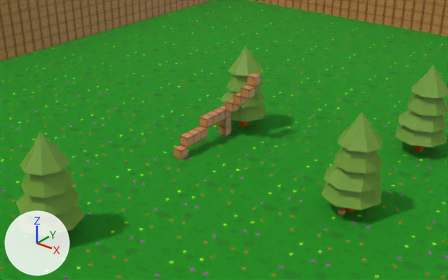
What one commit did to the glTF model 3D/Graphics/Assets/lawn.glb.
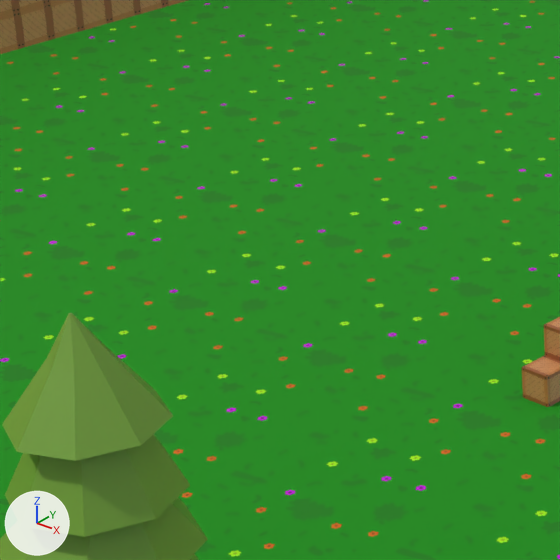
Each version is shown from a 50 mm camera at (99.1, -201.9, 145.3) aimed at (-100.1, 47.1, -9.1), then close up on the part from 4% to 41% of the width and 14% to 73% of the height. Arrows for +X, +Y and +Z are at lower left; the lights stay in place. The older version's two pictures come first. Where no turn or scale is listed for an object, it has been applied to the vertices.
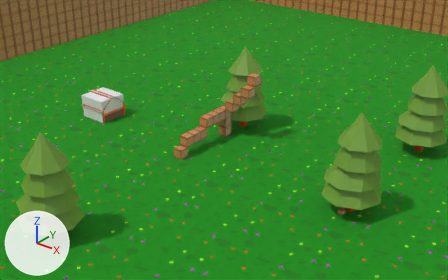
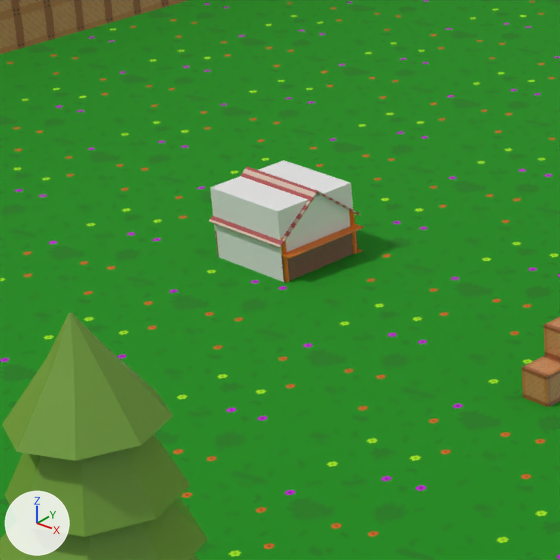
The edits, one by one:
Picture 'wooden_planks' (img_wooden_planks) is new.
Picture 'shop_top' (img_shop_top) is new.
Material 'woodplaincolor' (mat_woodplaincolor) is new.
Its base color is (0.801, 0.179, 0.00385) (orange #e7750d).
Material 'Material.029' (mat_material_029) is new.
Its texture is img_wooden_planks.
Material 'Material.031' (mat_material_031) is new.
Its texture is img_shop_top.
Material 'Material.032' (mat_material_032) is new.
Its texture is img_shop_top.
Material 'Material.030' (mat_material_030) is new.
Its texture is img_wooden_planks.
Mesh me_cylinder_012 is new.
It is a 32-sided cylinder along z spanning x -0.5..0.5, y -0.5..0.5, z -4.2..4.2.
It uses material mat_woodplaincolor (orange #e7750d).
Mesh me_cube_020 is new.
It is a box spanning x -0.9..0.9, y -8.2..8.2, z -0.1..0.1.
It uses material mat_woodplaincolor (orange #e7750d).
Mesh me_cube_019 is new.
It is a box spanning x -0.1..0.1, y -8.2..8.2, z -2.4..2.4.
It uses material mat_material_029 (picture img_wooden_planks).
Mesh me_cube_010 is new.
It has 8 vertices, 12 faces and spans x -8.8..8.8, y -4.6..4.6, z -3.7..3.7.
It uses material mat_material_031 (picture img_shop_top).
Mesh me_cube_006 is new.
It has 8 vertices, 12 faces and spans x -8.8..8.8, y -4.6..4.6, z -3.7..3.7.
It uses material mat_material_032 (picture img_shop_top).
Mesh me_cube_003 is new.
It is a box spanning x -0.1..0.1, y -8.2..8.2, z -2.4..2.4.
It uses material mat_material_030 (picture img_wooden_planks).
Mesh me_cube_022 is new.
It is a box spanning x -8.4..8.4, y -8.0..8.0, z -6.3..6.3.
Object 'Cylinder.001' (ob_cylinder_001) is new; it shows me_cylinder_012.
Its location is (-151.4, 19.0, 6.2).
Object 'Cylinder' (ob_cylinder) is new; it shows a copy of me_cylinder_012.
Its location is (-151.4, 3.8, 6.2).
Object 'Cube.006' (ob_cube_006) is new; it shows me_cube_020.
Its location is (-150.2, 11.4, 7.4).
Object 'Cube.005' (ob_cube_005) is new; it shows me_cube_019.
Its location is (-151.2, 11.4, 4.9).
Object 'Cube.003' (ob_cube_003) is new; it shows me_cube_010.
Its location is (-159.4, 7.0, 12.7).
Object 'Cube.002' (ob_cube_002) is new; it shows me_cube_006.
Its location is (-159.4, 15.8, 12.7).
Object 'Cube' (ob_cube) is new; it shows me_cube_003.
Its location is (-167.8, 11.4, 4.9).
Object 'BoxShop' (ob_boxshop) is new; it shows me_cube_022.
Its location is (-159.6, 11.3, 8.8).

Location of each change, (x1, y1, x2, y2) in pixels of the close-ups (560 x 560 px):
'BoxShop', added
    after: (210, 160, 353, 282)
'Cube.003', added (brown)
    after: (209, 167, 318, 248)
'Cube.005', added (brown)
    after: (281, 231, 358, 282)
'Cube.006', added (orange)
    after: (282, 224, 363, 258)
'Cylinder', added
    after: (280, 237, 289, 282)
'Cylinder.001', added
    after: (349, 209, 357, 254)
'Cube.002', added
    after: (249, 167, 361, 216)
'Cube', added
    after: (215, 231, 219, 257)
